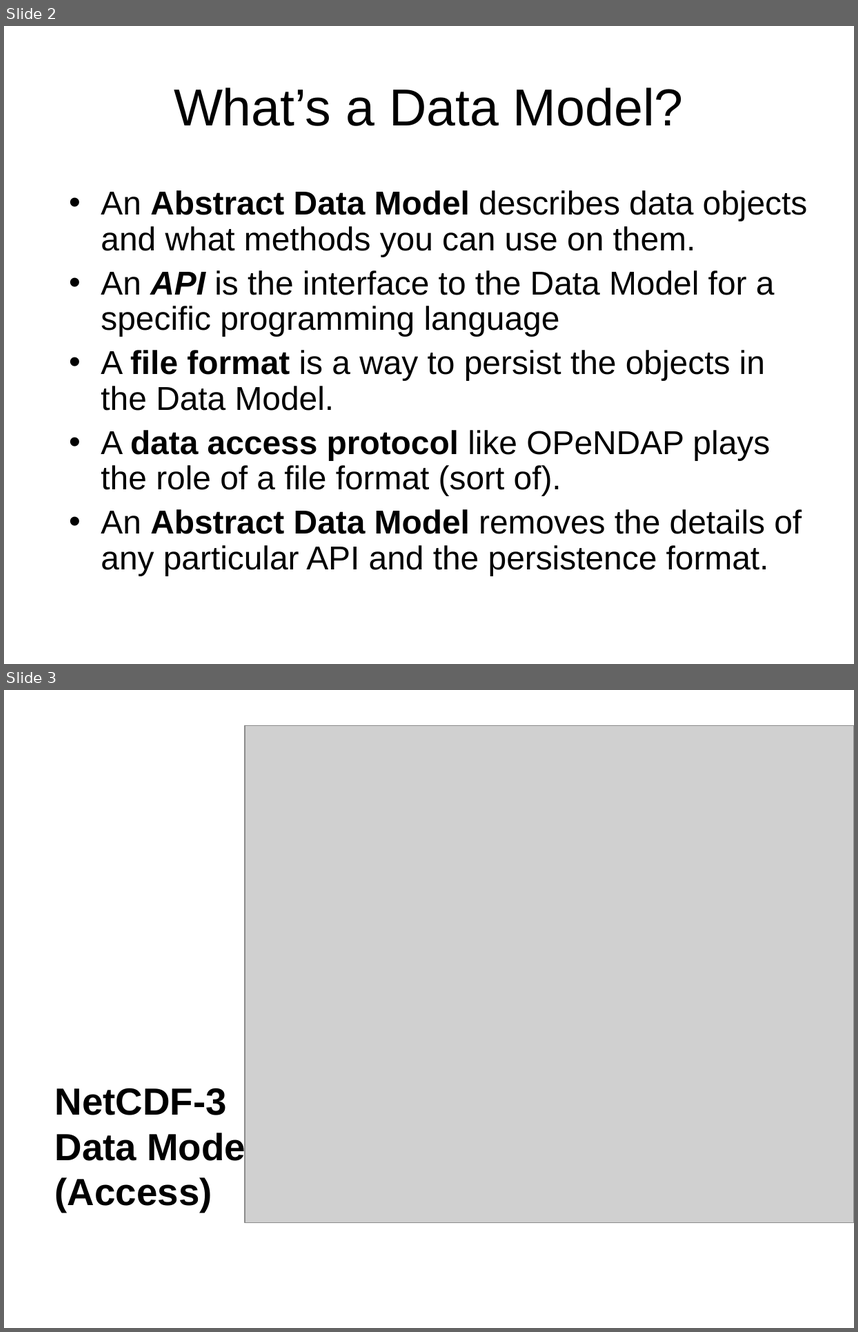
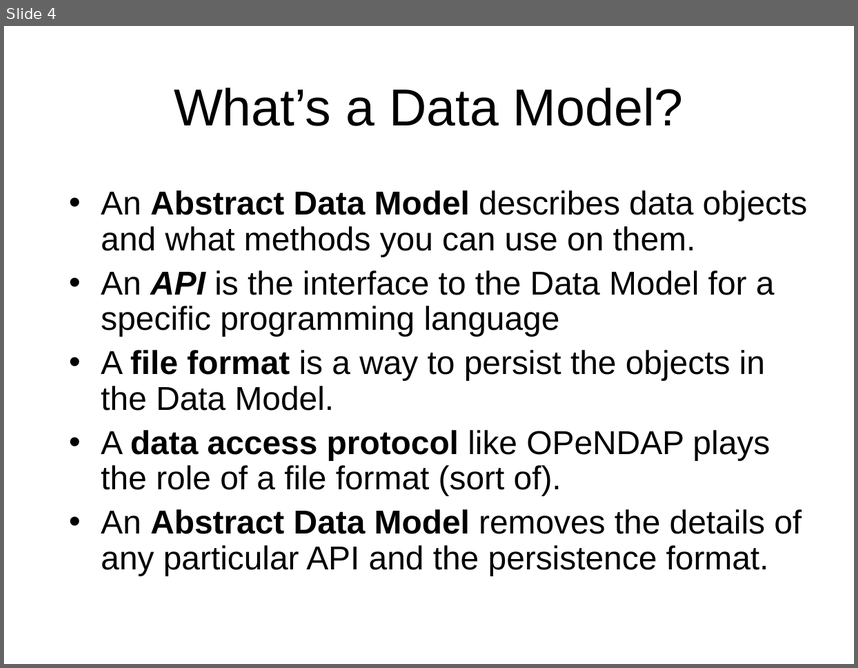
Before and after one commit to ooici-eoi/THREDDS, a slide deck: docs/web/netcdf-java/site/tutorial/CDMoverview.ppt. Shown one above the other, each under a label of ours: slides 2 and 3 before the commit, slide 4 after it. The pictures are 858x1332 and 858x668 pixels, drawn with LibreOffice and Linux fonts; fonts in the diff are those of the drawing; grey boxes stand for pictures; background and template pictures are left out. Boxes give left, top, right and bottom in pixels: in the first picture for what was removed or moved away, otherwise in the second. Text is boxed around its words. In the diff, an @@ line names an element or a change of style, - is before the commit and + after.

```diff
--- a/docs/web/netcdf-java/site/tutorial/CDMoverview.ppt
+++ b/docs/web/netcdf-java/site/tutorial/CDMoverview.ppt
@@ slide 3 removed at box(4, 690, 854, 1328), background picture (left out) @@
@@ picture removed at box(245, 726, 854, 1223) @@
@@ text removed at box(55, 1087, 256, 1212) @@
-NetCDF-3
-Data Model
-(Access)
@@ what was slide 2 is now slide 4 @@
```
Also in this commit, not shown: 2 slides added, 15 other files.
